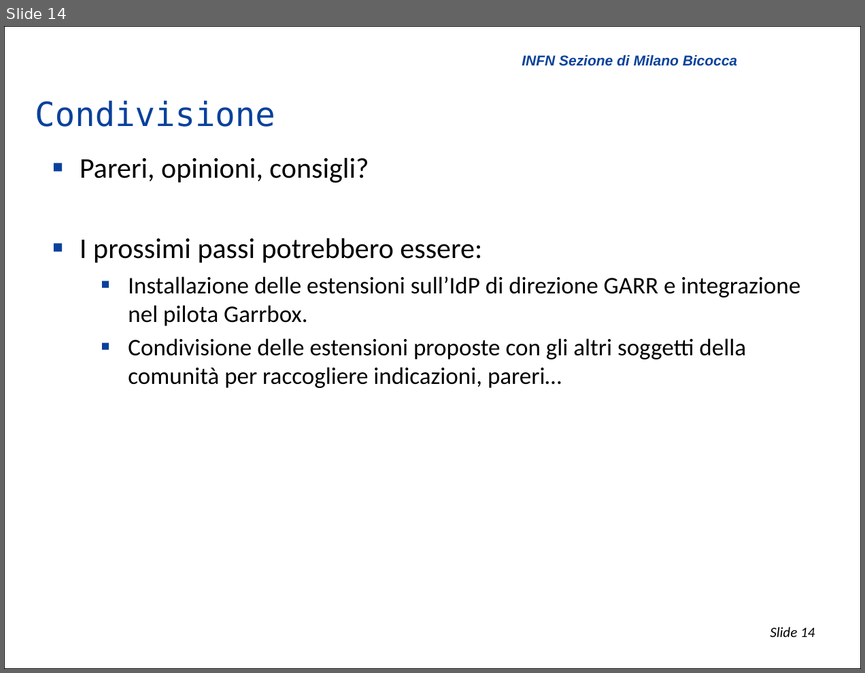
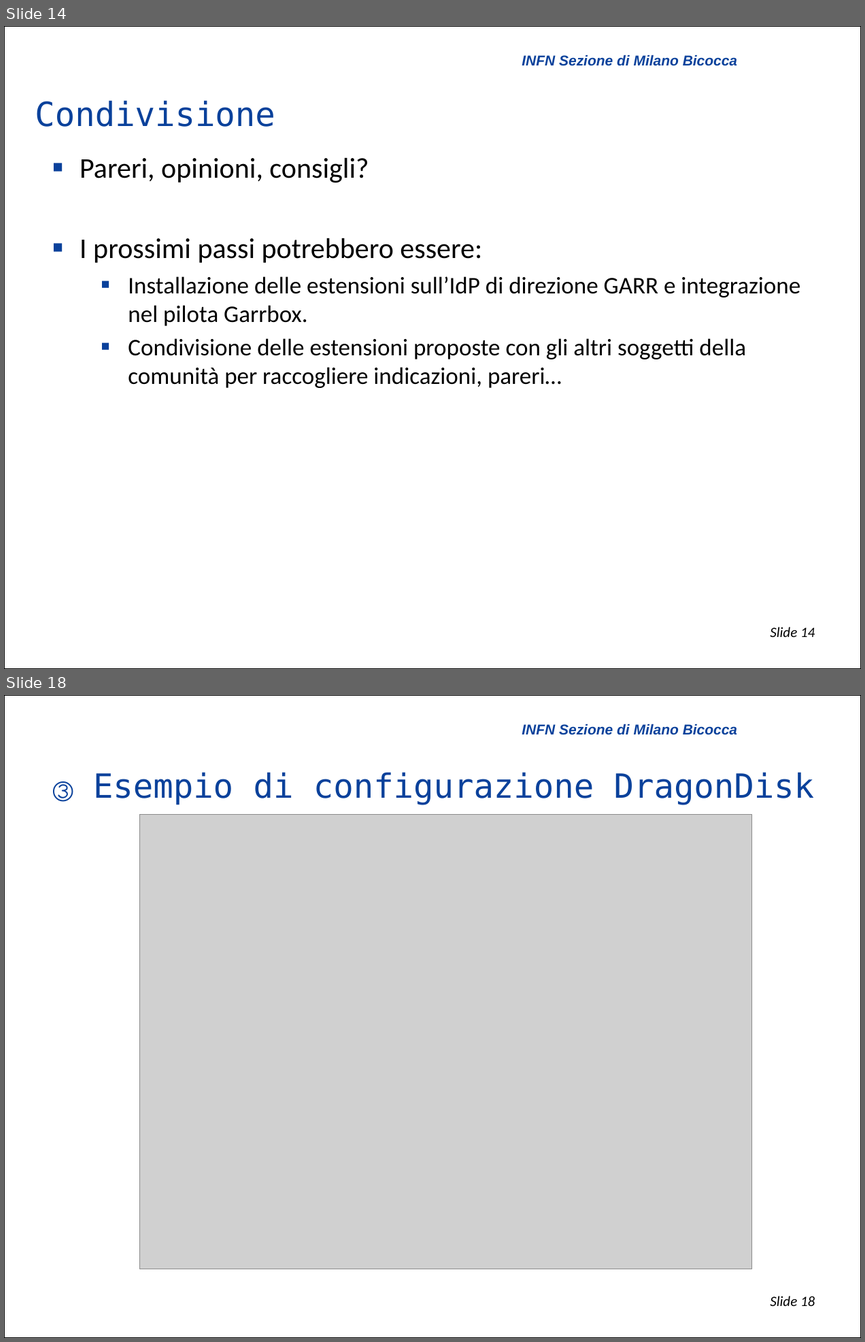
Before and after one commit to biancini/Shibboleth-Authentication, a slide deck: ShibbolethExtensions.pptx. Shown one above the other, each under a label of ours: slide 14 before the commit, slides 14 and 18 after it; the slides between them are not shown. The pictures are 865x673 and 865x1342 pixels, drawn with LibreOffice and Linux fonts; fonts in the diff are those of the drawing; grey boxes stand for pictures; background and template pictures are left out. Boxes give left, top, right and bottom in pixels: in the first picture for what was removed or moved away, otherwise in the second. Text is boxed around its words. In the diff, an @@ line names an element or a change of style, - is before the commit and + after.

Commit message:
Added screenshots.

```diff
--- a/ShibbolethExtensions.pptx
+++ b/ShibbolethExtensions.pptx
@@ slide 18 added at (4, 695, 861, 1338), background #FFFFFF; not listed: 3 template elements that a slide beside it also shows @@
@@ title added at (53, 772, 815, 805), 28 pt, text #0A419B @@
+③ Esempio di configurazione DragonDisk
@@ picture added at (139, 814, 752, 1269) @@
```
Also in this commit, not shown: 3 other slides added.
